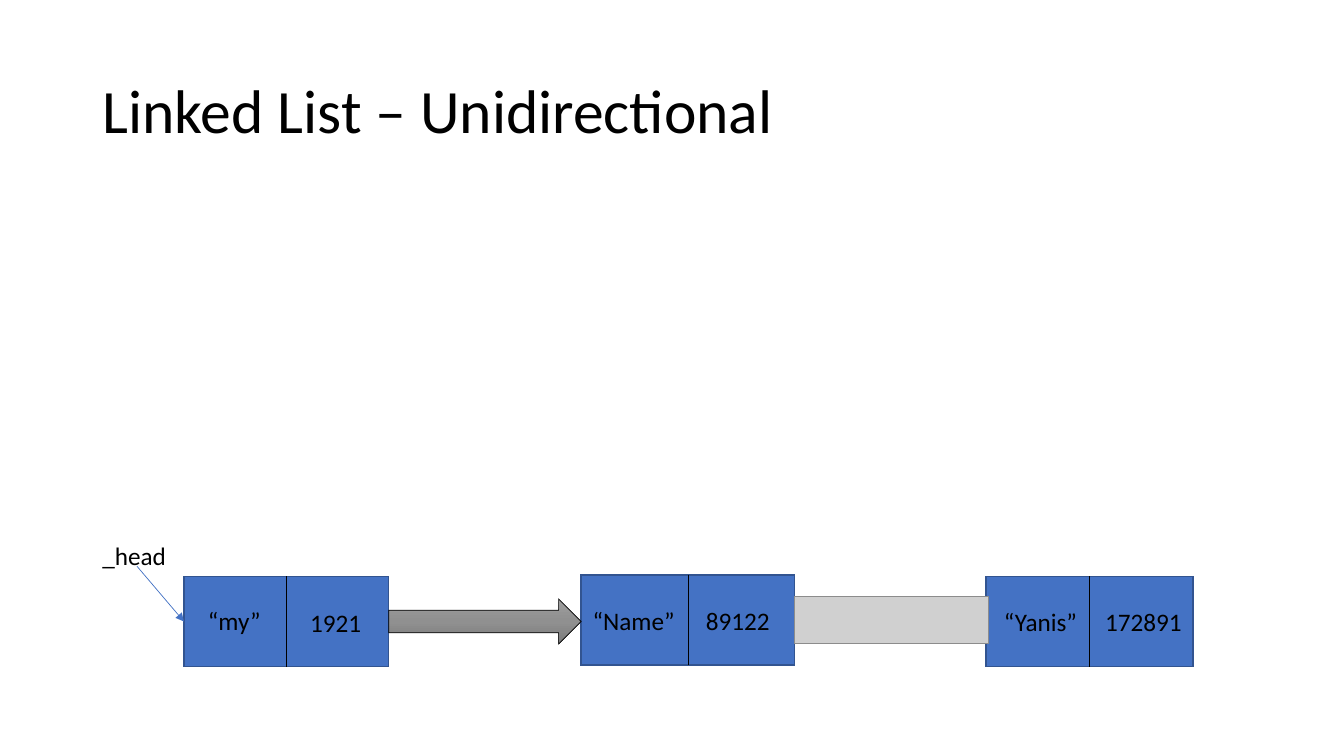
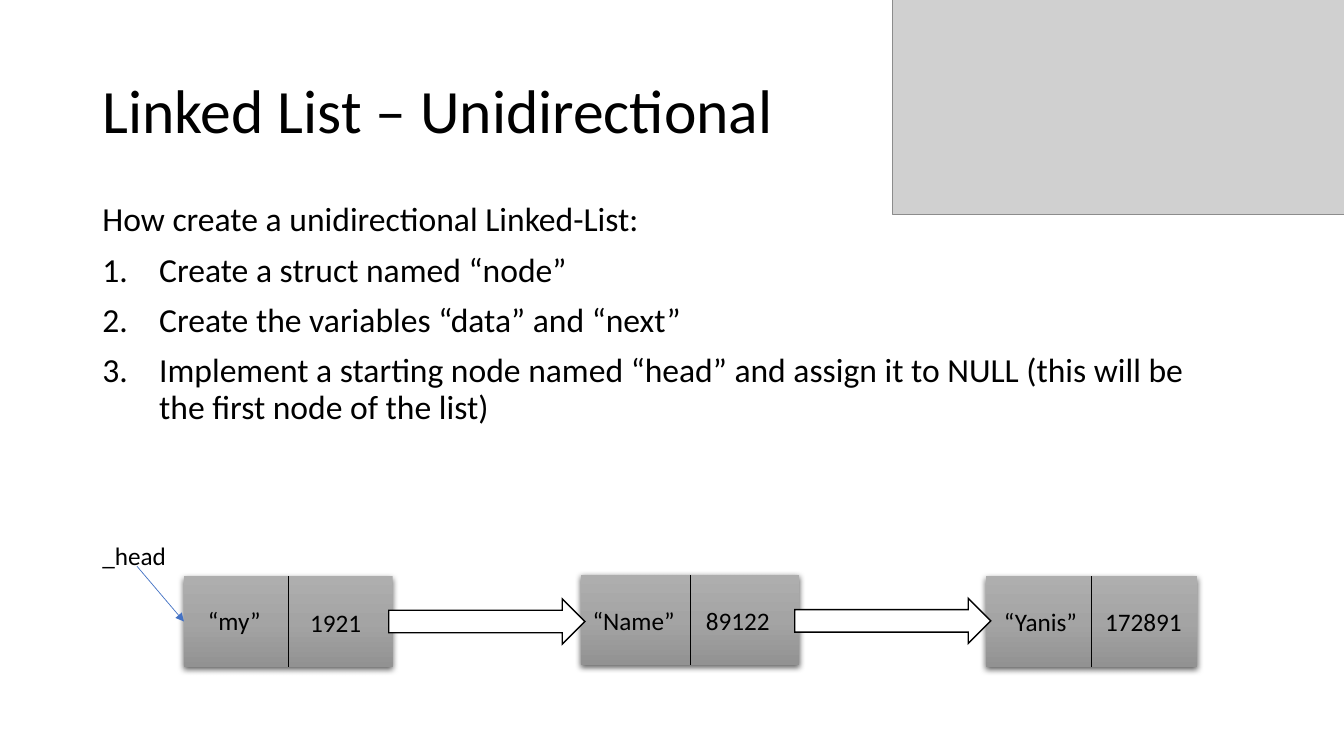
Before and after one commit to Noah274/Grundner-Ferecean-Linked-List-2022, a slide deck: slide 3 of Linked_List.pptx. Drawn at 1344x756 pixels with LibreOffice and Linux fonts; fonts in the diff are those of the drawing; grey boxes stand for pictures. Boxes give left, top, right and bottom in pixels: in the first picture for what was removed or moved away, otherwise in the second. Text is boxed around its words. In the diff, an @@ line names an element or a change of style, - is before the commit and + after.

Commit message:
added more content to the powerpoint and a screenshot of the init of a node

```diff
--- a/Linked_List.pptx
+++ b/Linked_List.pptx
@@ picture added at box(893, 0, 1344, 215) @@
@@ text added at box(102, 207, 1183, 424), 24 pt, text #000000 @@
+How create a unidirectional Linked-List:
+1. Create a struct named “node”
+2. Create the variables “data” and “next”
+3. Implement a starting node named “head” and assign it to NULL (this will be the first node of the list)
@@ fill #4472C4 to gradient #AFAFAF to #A5A5A5 to #939393; outline #325491 1 pt to none; shadow on in 3 elements at box(582, 575, 800, 664), box(986, 577, 1197, 666), box(185, 577, 393, 666) @@
@@ rectangle: place and size @@
-rectangle at box(185, 577, 389, 666)
+rectangle at box(185, 577, 393, 666)
@@ right arrow at box(389, 599, 585, 644): fill gradient #9D9D9D to #909090 to #7C7C7C to #FFFFFF; outline #000000 0.5 pt to #000000 1 pt @@
@@ rectangle: place and size @@
-rectangle at box(582, 575, 796, 664)
+rectangle at box(582, 575, 800, 664)
@@ picture removed at box(795, 596, 988, 643) @@
@@ right arrow added at box(796, 599, 991, 644), fill #FFFFFF, outline #000000 1 pt @@
@@ rectangle: place and size @@
-rectangle at box(986, 577, 1193, 666)
+rectangle at box(986, 577, 1197, 666)
```
Also in this commit, not shown: 2 other slides changed, 1 slide added.
